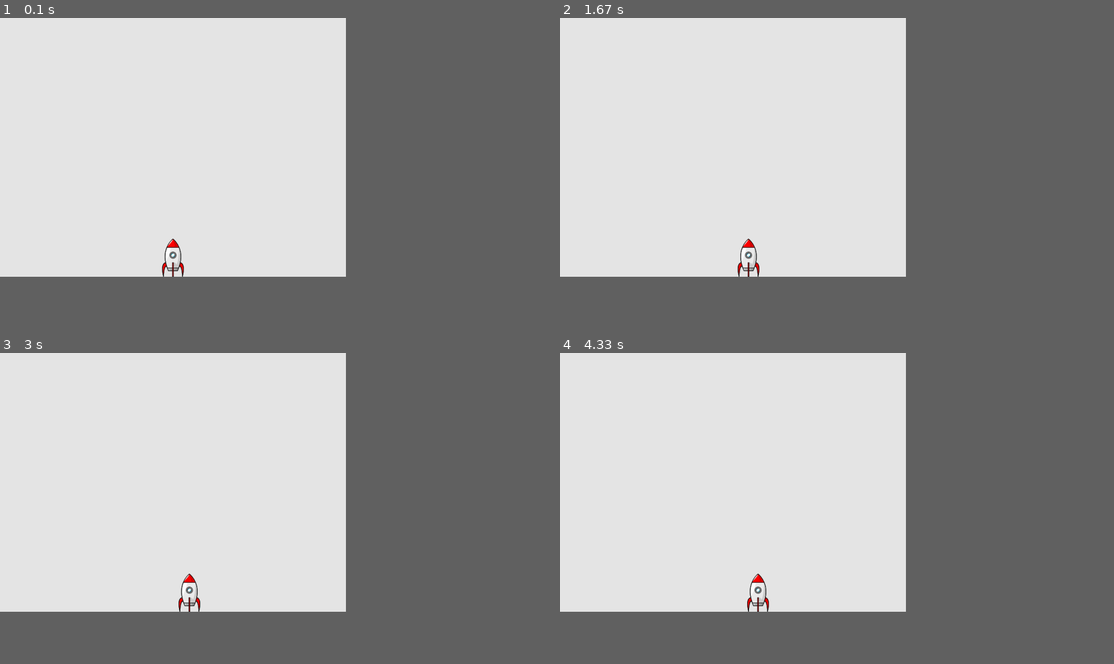
Above: before the commit, frames 1-4 (two rows, left to right).
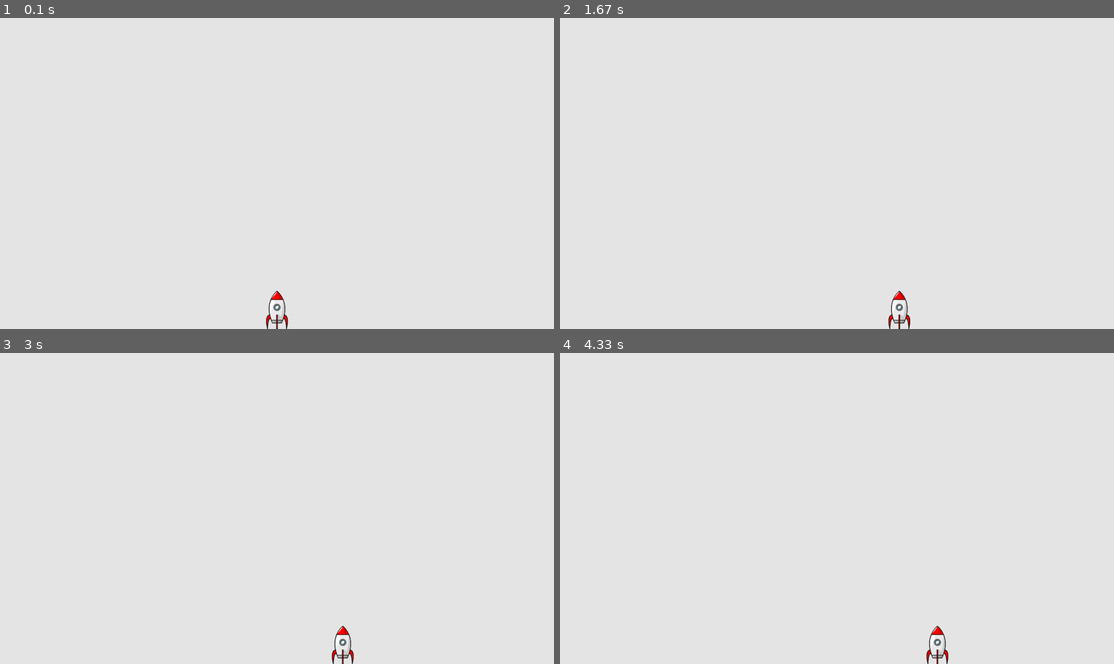
Above: after the commit, the same moments.

Repository: f-vdb/2D-SpaceFlight-pygame
Game: pygame game, started from spaceFlight.py
Same seed, same stepped clock (60 frames per second), same inputs: the game is played once before the commit and once after it.
Inputs:
- Up to frame 1 (0.1 s): no input
- Up to frame 2 (1.67 s): hold Right 0.33-0.8 s; hold Right 0.83-1.3 s; hold Left from 1.33 s (still down)
- Up to frame 3 (3 s): release Left at 1.87 s; hold Left 1.9-2.3 s; hold Right 2.33-2.97 s
- Up to frame 4 (4.33 s): hold Left 3-3.47 s; hold Right 3.5-3.97 s; hold Right from 4 s (still down)
The window is 562x421 before the commit and 900x506 after it. Grey fills any space a smaller window leaves; there, only what the larger window draws over its background counts as a difference.

The runs differ from the first frame. In frame 1, 0.4% of the frame differs, in the area x 29-52%, y 70-100%; in frame 2, 0.4%; in frame 3, 0.4%; in frame 4, 0.4%.

Commit message:
- Spiel jetzt im Vollbildmodus - die Maus ist nicht mehr sichtbar Refactored: + die Geschwindigkeit des Raumschiffes jetzt auch in settings

Diff:
--- a/settings.py
+++ b/settings.py
@@ -8,3 +8,4 @@
         self.screenHight = 600
         self.backgroundColor = (230, 230, 230)
         self.windowCaption = "Space Flight"
+        self.myShipSpeed = 4
--- a/ship.py
+++ b/ship.py
@@ -1,4 +1,8 @@
 import pygame
+
+# Geschwindigkeit des Raumschiffes jetzt auch in settings.
+import settings
+mySettings = settings.Settings()
 
 class Ship():
     # Init-Funktion bekommt einen Parameter (ein Argument): screen)
@@ -19,9 +23,9 @@
     # Methode der Klassen Ship:
     def update(self):
         if self.movingRight == True:
-            self.rect.centerx += 1
+            self.rect.centerx += mySettings.myShipSpeed
         if self.movingLeft == True:
-            self.rect.centerx -= 1
+            self.rect.centerx -= mySettings.myShipSpeed
 
     def blitme(self):
         """ Zeichne das Raumschiff.
--- a/spaceFlight.py
+++ b/spaceFlight.py
@@ -11,8 +11,16 @@
     # mySettings ist eine Instanz der Klasse Settings aus der Datei settings.
     mySettings = settings.Settings()
 
-    screen = pygame.display.set_mode((mySettings.screenWidth, mySettings.screenHight))
+    # Spiel im Fenstermodus. Sinnvoll bei der Fehlersuche.
+    # Darum ist die Zeile auskommentiert.
+    # So kann die Zeile einfach wieder aktiviert werden.
+    #screen = pygame.display.set_mode((mySettings.screenWidth, mySettings.screenHight))
+
+    # Spiel im Vollbilsmodus.
+    screen = pygame.display.set_mode((0, 0), pygame.FULLSCREEN)
     pygame.display.set_caption(mySettings.windowCaption)
+    # Schalte die Maus aus, damit sie nicht mehr sichtbar ist.
+    pygame.mouse.set_visible(False)
     # myShip ist eine Instanz der Klasse Ship aus der Datei ship.
     myShip = ship.Ship(screen)
 
